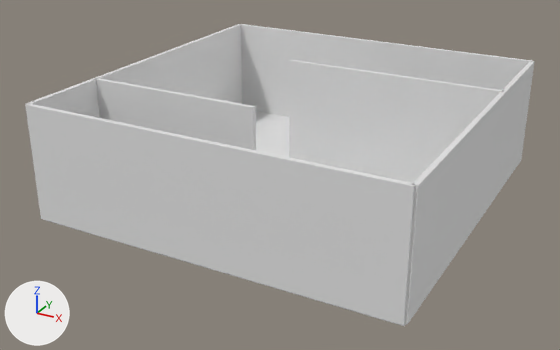
A saved change to the glTF model models/Room.glb.
Before and after are seen from a 50 mm camera at (14.7, -28.7, 14.7) aimed at (-0.5, -1.1, 0.9). Arrows for +X, +Y and +Z are at lower left; the lights stay in place. The first picture is the older version. Where no turn or scale is listed for an object, it has been applied to the vertices.

Before the edit, the objects in view are built like this:
```python
me_cube_001 = bpy.data.meshes.new('Cube.001')
me_cube_001.from_pydata(...)  # a box spanning x -1.0..1.0, y -1.0..1.0, z -1.0..1.0
me_cube_002 = bpy.data.meshes.new('Cube.002')
me_cube_002.from_pydata(...)  # a box spanning x -0.1..0.1, y -8.0..8.0, z -2.5..2.5
me_cube_003 = bpy.data.meshes.new('Cube.003')
me_cube_003.from_pydata(...)  # a box spanning x -8.0..8.0, y -0.1..0.1, z -2.5..2.5
me_cube_004 = bpy.data.meshes.new('Cube.004')
me_cube_004.from_pydata(...)  # a box spanning x -8.0..8.0, y -0.1..0.1, z -2.5..2.5
me_cube_005 = bpy.data.meshes.new('Cube.005')
me_cube_005.from_pydata(...)  # a box spanning x -0.1..0.1, y -8.0..8.0, z -2.5..2.5
me_cube_006 = bpy.data.meshes.new('Cube.006')
me_cube_006.from_pydata(...)  # a box spanning x -4.0..4.0, y -0.1..0.1, z -2.5..2.5
me_cube_007 = bpy.data.meshes.new('Cube.007')
me_cube_007.from_pydata(...)  # a box spanning x -5.0..5.0, y -0.1..0.1, z -2.5..2.5
ob_cube = bpy.data.objects.new('Cube', me_cube_001)
ob_cube.location = (0.0, 0.0, 0.0)
ob_cube.rotation_euler = (0.0, 0.0, 3.142)  # degrees (0, 0, 180)
ob_cube.scale = (-8.0, -8.0, -0.1)
ob_cube_001 = bpy.data.objects.new('Cube.001', me_cube_002)
ob_cube_001.location = (-8.0, 0.0, 2.5)
ob_cube_002 = bpy.data.objects.new('Cube.002', me_cube_003)
ob_cube_002.location = (0.0, -8.0, 2.5)
ob_cube_003 = bpy.data.objects.new('Cube.003', me_cube_004)
ob_cube_003.location = (0.0, 8.0, 2.5)
ob_cube_004 = bpy.data.objects.new('Cube.004', me_cube_005)
ob_cube_004.location = (8.0, 0.0, 2.5)
ob_cube_005 = bpy.data.objects.new('Cube.005', me_cube_006)
ob_cube_005.location = (-4.0, -4.0, 2.5)
ob_cube_006 = bpy.data.objects.new('Cube.006', me_cube_007)
ob_cube_006.location = (3.0, 2.72, 2.5)
```
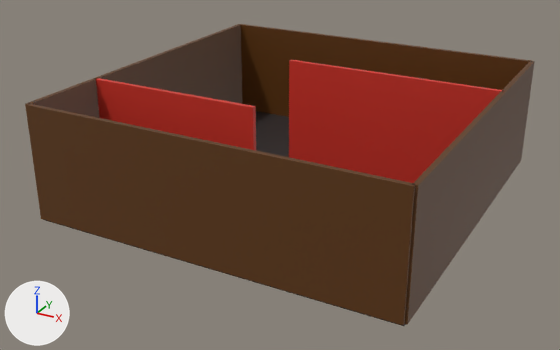
What changed in the scene script:
```text
Add img_wall_2:
    img_wall_2 = load_image('Wall_2', '_unpacked/Wall_2', 1024, 1024, 'sRGB')
Add img_wall:
    img_wall = load_image('Wall', '_unpacked/Wall', 1024, 1024, 'sRGB')
Add img_floor_2:
    img_floor_2 = load_image('Floor_2', '_unpacked/Floor_2', 1024, 1024, 'sRGB')
Add mat_material_002:
    mat_material_002 = principled_material('Material.002')
    mat_material_002.texture = img_wall_2
Add mat_material_001:
    mat_material_001 = principled_material('Material.001')
    mat_material_001.texture = img_wall
Add mat_material:
    mat_material = principled_material('Material')
    mat_material.texture = img_floor_2
Change me_cube_001:
    where me_cube_001.from_pydata(...)  # 8 vertices, 12 faces; spans x -1.0..1.0, y -1.0..1.0, z -1.0..1.0
    add me_cube_001.materials.append(mat_material)  # picture img_floor_2
Change me_cube_002:
    where me_cube_002.from_pydata(...)  # 8 vertices, 12 faces; spans x -0.1..0.1, y -8.0..8.0, z -2.5..2.5
    add me_cube_002.materials.append(mat_material_001)  # picture img_wall
Change me_cube_003:
    where me_cube_003.from_pydata(...)  # 8 vertices, 12 faces; spans x -8.0..8.0, y -0.1..0.1, z -2.5..2.5
    add me_cube_003.materials.append(mat_material_001)  # picture img_wall
Change me_cube_004:
    where me_cube_004.from_pydata(...)  # 8 vertices, 12 faces; spans x -8.0..8.0, y -0.1..0.1, z -2.5..2.5
    add me_cube_004.materials.append(mat_material_001)  # picture img_wall
Change me_cube_005:
    where me_cube_005.from_pydata(...)  # 8 vertices, 12 faces; spans x -0.1..0.1, y -8.0..8.0, z -2.5..2.5
    add me_cube_005.materials.append(mat_material_001)  # picture img_wall
Change me_cube_006:
    where me_cube_006.from_pydata(...)  # 8 vertices, 12 faces; spans x -4.0..4.0, y -0.1..0.1, z -2.5..2.5
    add me_cube_006.materials.append(mat_material_002)  # picture img_wall_2
Change me_cube_007:
    where me_cube_007.from_pydata(...)  # 8 vertices, 12 faces; spans x -5.0..5.0, y -0.1..0.1, z -2.5..2.5
    add me_cube_007.materials.append(mat_material_002)  # picture img_wall_2
```

Pixel boxes (x1, y1, x2, y2) of what changed, in the pictures (560 x 350 px):
'Cube.002', recoloured (white to brown)
    both: (25, 103, 415, 325)
'Cube.006', recoloured (white to red)
    both: (289, 60, 502, 183)
'Cube.004', recoloured (white to brown)
    both: (405, 61, 535, 325)
'Cube.003', recoloured (white to brown)
    both: (241, 24, 532, 117)
'Cube.001', recoloured (white to brown)
    both: (25, 24, 242, 118)
'Cube.005', recoloured (white to red)
    both: (96, 78, 256, 150)
'Cube', recoloured
    both: (43, 111, 410, 326)
